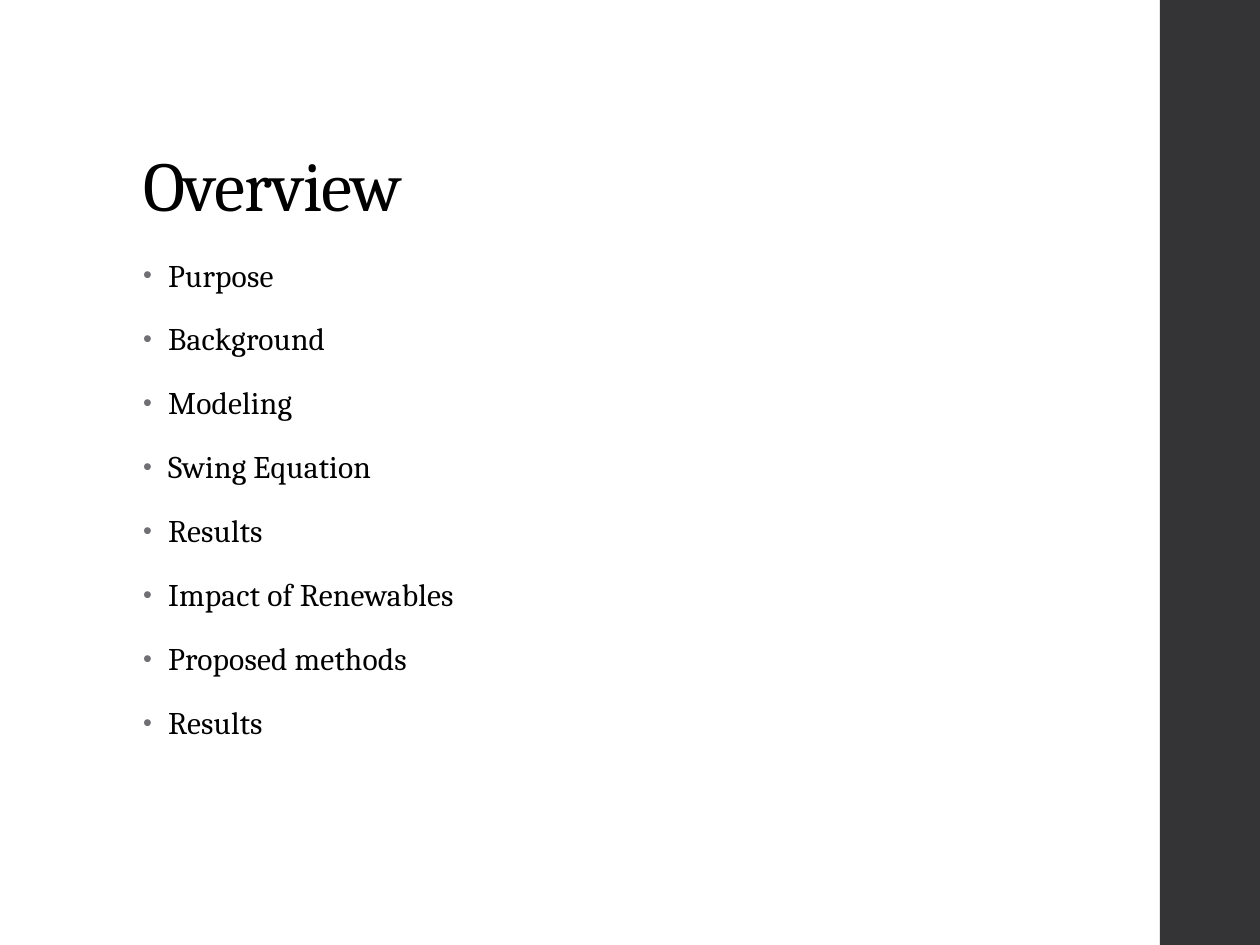
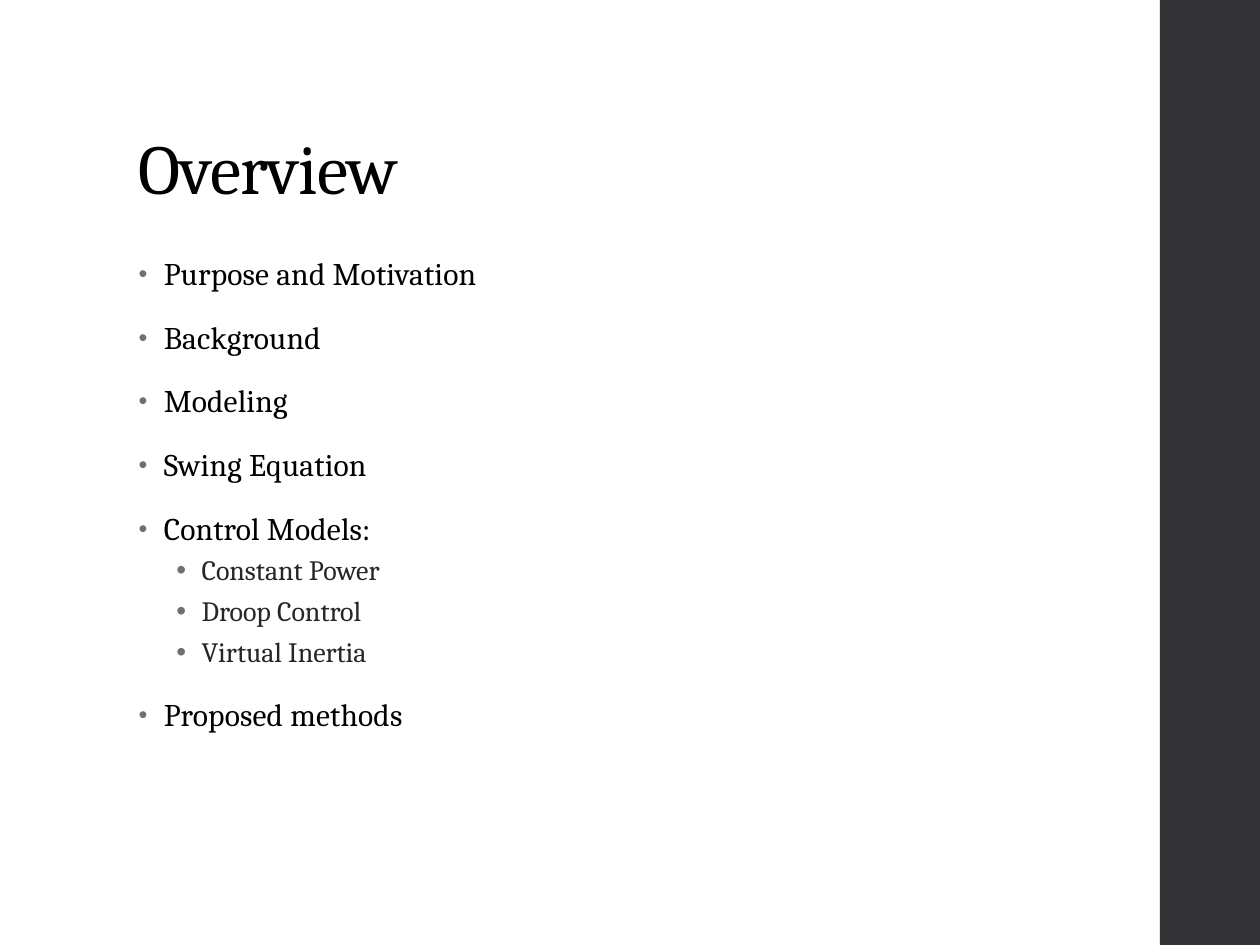
Before and after one commit to mswan96/SUPERB, a slide deck: slide 2 of Literature Review.pptx. Drawn at 1260x945 pixels with LibreOffice and Linux fonts; fonts in the diff are those of the drawing. Boxes give left, top, right and bottom in pixels: in the first picture for what was removed or moved away, otherwise in the second. Text is boxed around its words. In the diff, an @@ line names an element or a change of style, - is before the commit and + after.

```diff
--- a/Literature Review.pptx
+++ b/Literature Review.pptx
@@ title "Overview": place and size @@
-title "Overview" at [143,163,402,212]
+title "Overview" at [139,146,398,195]
@@ text at [164,263,477,292]: text changed @@
-• Purpose
+• Purpose and Motivation
@@ text at [164,518,380,663]: text changed; size 18 to 16 pt; text colour #000000 to #262626 @@
-• Results
-• Impact of Renewables
+• Control Models:
+  • Constant Power
+  • Droop Control
+  • Virtual Inertia
@@ text at [168,712,262,735]: paragraph removed @@
-• Results
```
Also in this commit, not shown: 12 other slides changed, 6 slides removed, 1 other file.
